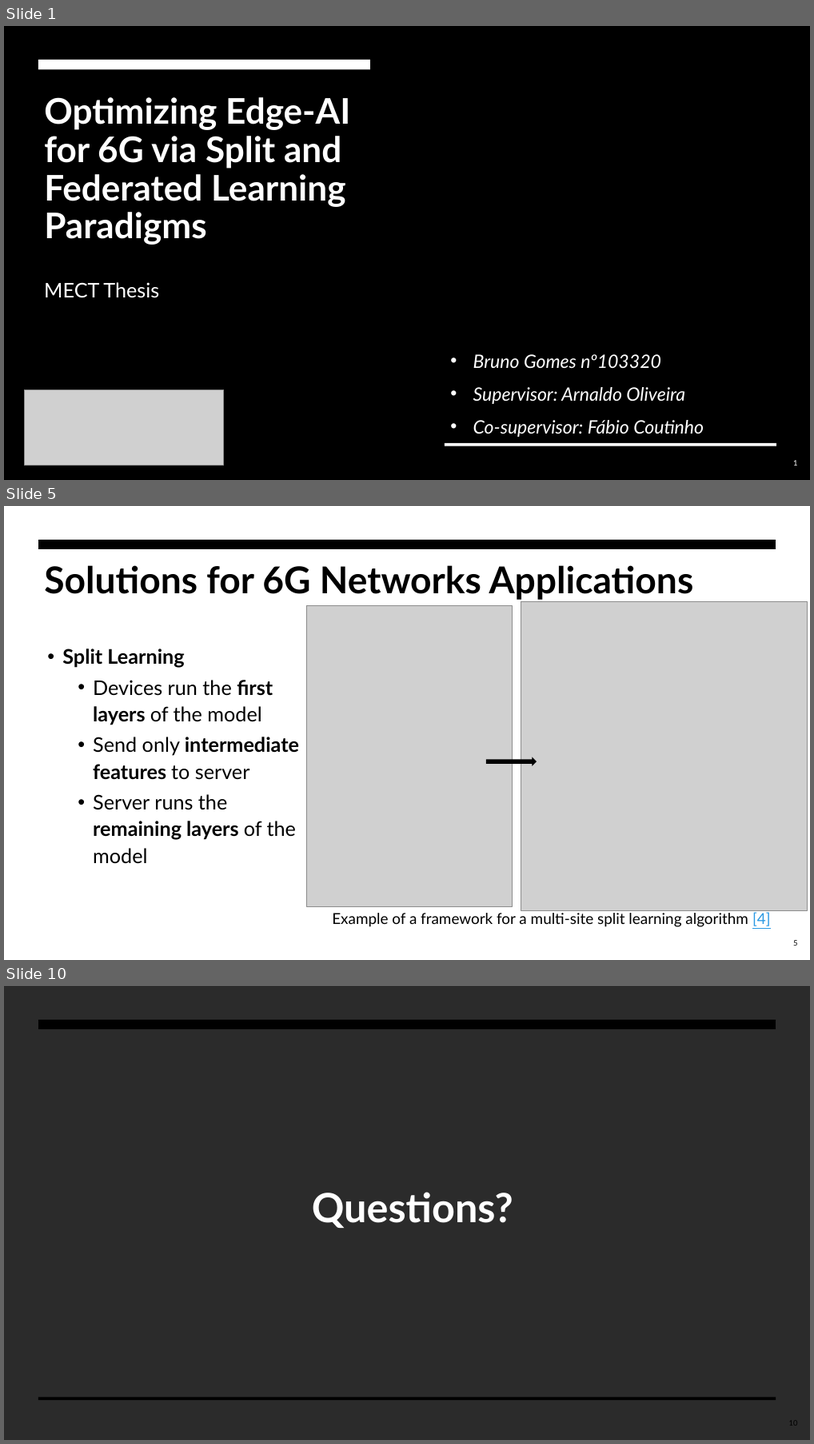
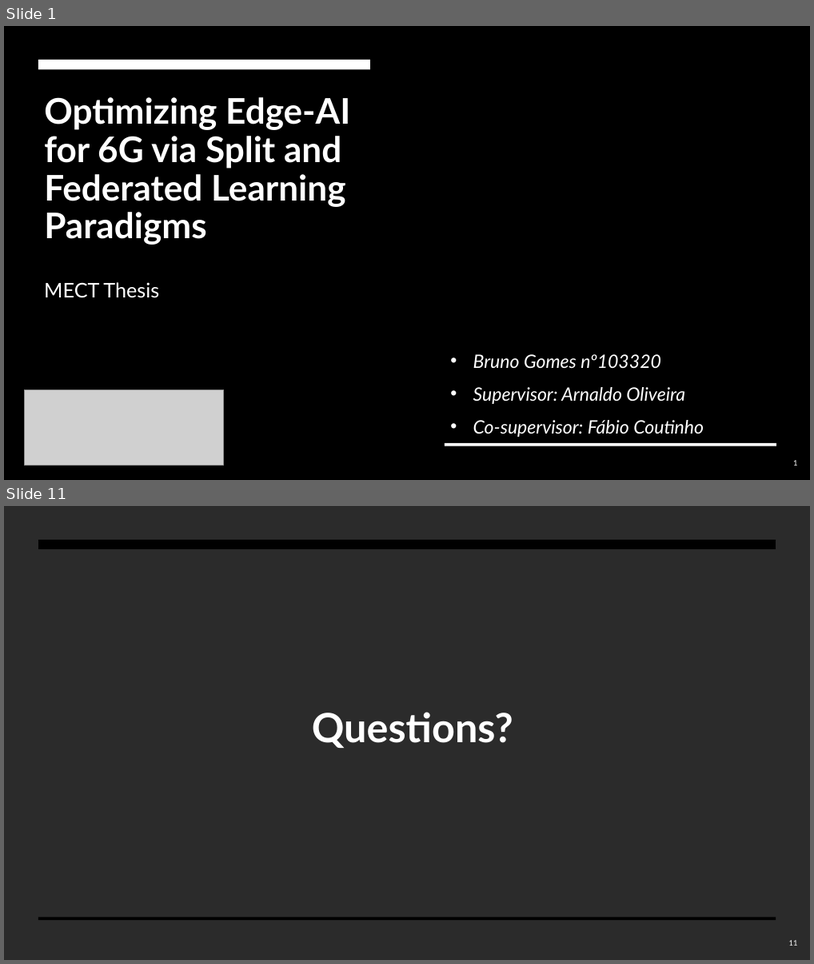
Before and after one commit to BrunoGomes22/MECT-Thesis, a slide deck: Presentations/apresentacao_tese_10min.pptx. Shown one above the other, each under a label of ours: slides 1, 5 and 10 before the commit, slides 1 and 11 after it; the slides between them are not shown. The pictures are 814x1444 and 814x964 pixels, drawn with LibreOffice and Linux fonts; fonts in the diff are those of the drawing; grey boxes stand for pictures; background and template pictures are left out; a plain dark background stands for a picture behind light text. Boxes give left, top, right and bottom in pixels: in the first picture for what was removed or moved away, otherwise in the second. Text is boxed around its words. In the diff, an @@ line names an element or a change of style, - is before the commit and + after.

```diff
--- a/Presentations/apresentacao_tese_10min.pptx
+++ b/Presentations/apresentacao_tese_10min.pptx
@@ slide 5 removed at [4,506,810,960], background #FFFFFF; not listed: 1 template element that a slide beside it also shows @@
@@ title removed at [44,565,694,600] @@
-Solutions for 6G Networks Applications
@@ picture removed at [522,601,808,910] @@
@@ picture removed at [306,606,513,906] @@
@@ text removed at [62,648,299,863] @@
-• Split Learning
-  • Devices run the first layers of the model
-  • Send only intermediate features to server
-  • Server runs the remaining layers of the model
@@ right arrow removed at [487,758,536,764] @@
@@ text removed at [332,912,771,927] @@
-Example of a framework for a multi-site split learning algorithm [4]
@@ page number removed at [794,940,798,945] @@
-5
@@ what was slide 10 is now slide 11 @@
@@ page number at [790,940,798,945]: text changed; text colour #000000 to #F7F7F7 @@
-10
+11
```
Also in this commit, not shown: 4 slides changed, 7 slides added, 3 other slides removed.
